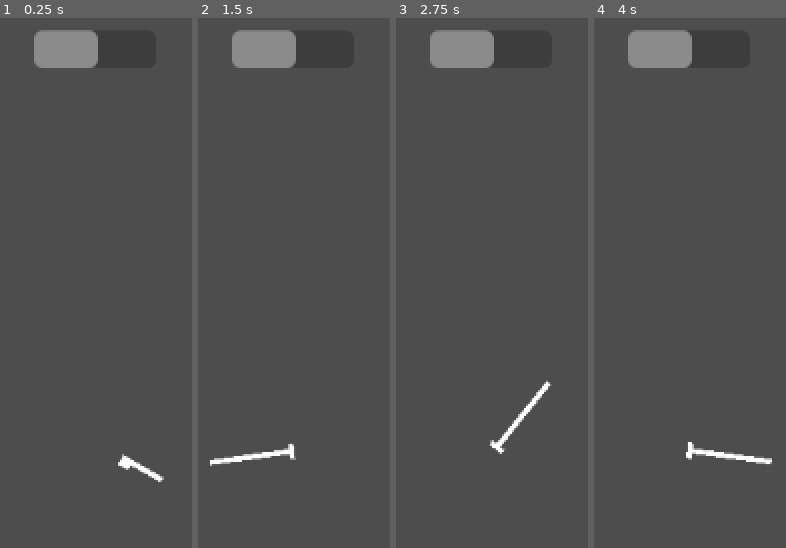
Above: before the commit, frames 1-4 (left to right).
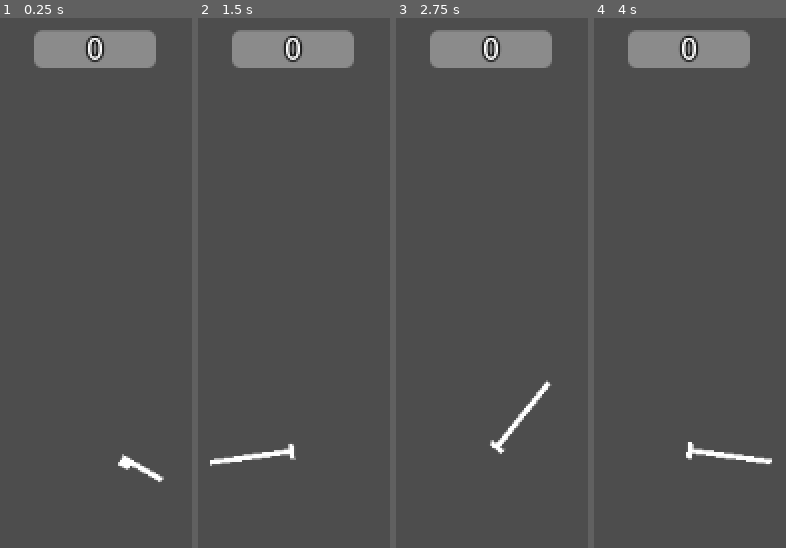
Above: after the commit, the same moments.

Repository: rundoom/Full-Market
Game: Godot game, scene res://test/playground.tscn
Same seed, same stepped clock (60 frames per second), same inputs: the game is played once before the commit and once after it.
Inputs (mouse positions are in pixels of both pictures, inside the frame that each line leads up to):
- Up to frame 1 (0.25 s): no input
- Up to frame 2 (1.5 s): move the mouse to (outside the picture) at 0.52 s; tap A (a) at 0.6 s; tap D (d) at 0.8, 1.35 s; tap Enter at 1.25 s; move the mouse to (outside the picture) at 1.27 s
- Up to frame 3 (2.75 s): tap A (a) at 1.55, 2.1 s; tap Space at 2 s; move the mouse to (outside the picture) at 2.02 s; tap D (d) at 2.3 s
- Up to frame 4 (4 s): tap Enter at 2.75 s; move the mouse to (outside the picture) at 2.77 s; tap D (d) at 2.85, 3.8 s; tap A (a) at 3.05 s; tap Space at 3.5 s; move the mouse to (outside the picture) at 3.52 s; press the mouse at (outside the picture) at 3.53 s

The runs differ from the first frame. In frame 1, 2.4% of the frame differs, in the area x 44-82%, y 2-10%; in frame 2, 2.4%; in frame 3, 2.4%; in frame 4, 2.4%.

Commit message:
Fix counter

Diff:
--- a/hero/hero.gd
+++ b/hero/hero.gd
@@ -18,6 +18,9 @@
 			combo_tween = create_tween()
 			combo_tween.tween_property(combo, ^"value", 0, 10/combo_counter)
 			combo_tween.finished.connect(func(): combo_counter = 0)
+
+
+func _ready() -> void: combo_counter = 0
 
 
 func _physics_process(delta: float) -> void:
--- a/hero/hero.tscn
+++ b/hero/hero.tscn
@@ -48,7 +48,6 @@
 offset_top = -299.0
 offset_right = 44.0
 offset_bottom = -272.0
-value = 50.0
 show_percentage = false
 
 [node name="Label" type="Label" parent="Camera2D/ComboCounter"]
